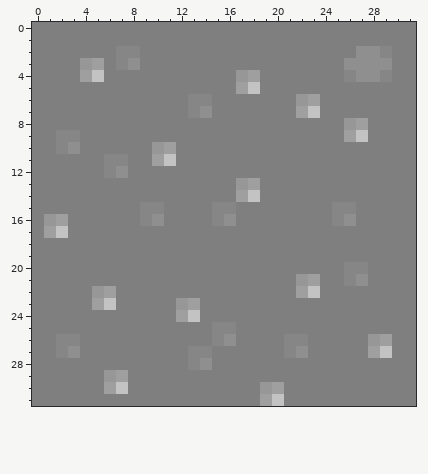
Two versions of one pixel-art sprite, assets/tile.png. That is the earlier state.
The file is 32x32 pixels. Colours within 5 levels of each other are drawn and written as one.
Now the later version:
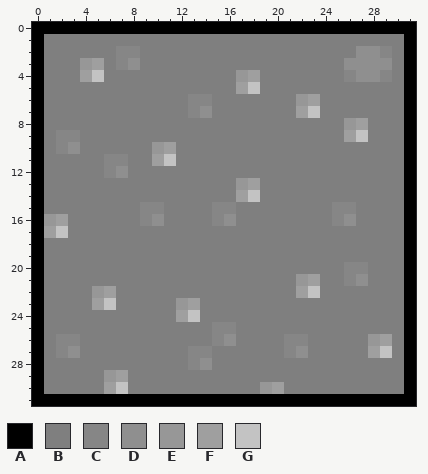
Palette (. is transparent): A #000000  B #7f7f7f  C #868686  D #8f8f8f  E #979797  F #9f9f9f  G #c3c3c3
The exact change:
y 0: x 0..31 BBBBBBBBBBBBBBBBBBBBBBBBBBBBBBBB -> AAAAAAAAAAAAAAAAAAAAAAAAAAAAAAAA
y 1..30: x 0 B -> A; x 31 B -> A
y 31: x 0..31 BBBBBBBBBBBBBBBBBBBFGBBBBBBBBBBB -> AAAAAAAAAAAAAAAAAAAAAAAAAAAAAAAA
Pixel boxes of the changes (left, top, right, bottom) in both pictures:
changed: (32, 22, 416, 406)
